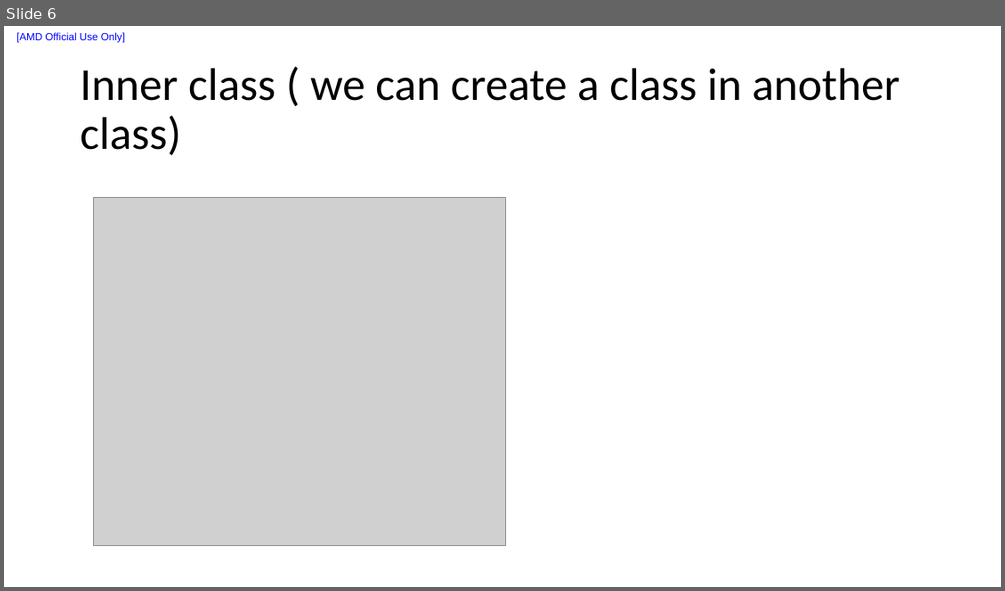
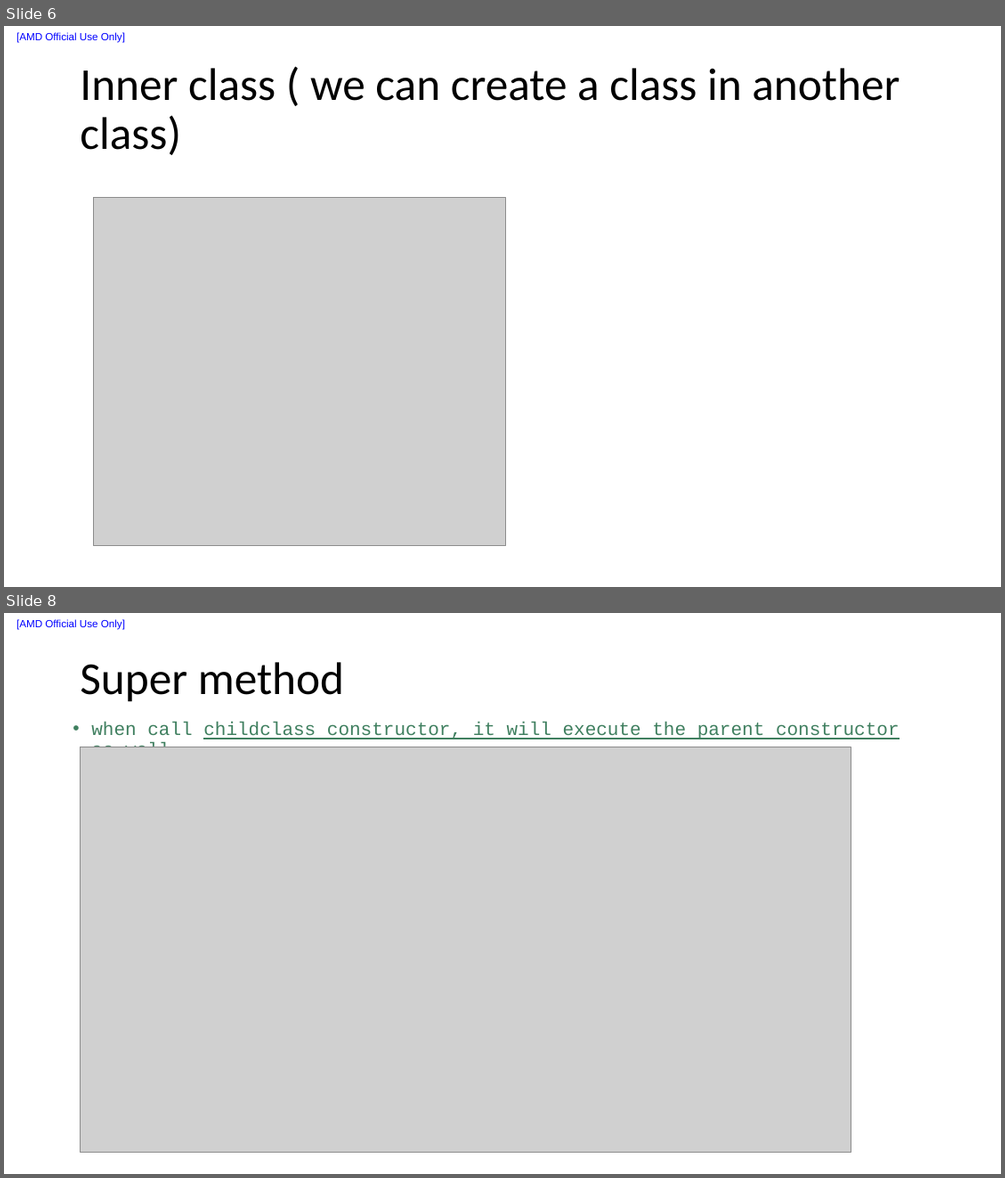
Before and after one commit to liuxu-github-ui/Java, a slide deck: Java_notes.pptx. Shown one above the other, each under a label of ours: slide 6 before the commit, slides 6 and 8 after it; the slides between them are not shown. The pictures are 1005x591 and 1005x1178 pixels, drawn with LibreOffice and Linux fonts; fonts in the diff are those of the drawing; grey boxes stand for pictures. Boxes give left, top, right and bottom in pixels: in the first picture for what was removed or moved away, otherwise in the second. Text is boxed around its words. In the diff, an @@ line names an element or a change of style, - is before the commit and + after.

```diff
--- a/Java_notes.pptx
+++ b/Java_notes.pptx
@@ slide 8 added at (x1=4, y1=613, x2=1001, y2=1174), background #FFFFFF; not listed: 1 template element that a slide beside it also shows @@
@@ title added at (x1=80, y1=662, x2=344, y2=702), 44 pt, text #000000 @@
+Super method
@@ text added at (x1=91, y1=722, x2=899, y2=747), 18 pt, text #3F7F5F, underline @@
+• when call childclass constructor, it will execute the parent constructor as well
@@ picture added at (x1=80, y1=747, x2=850, y2=1152) @@
```
Also in this commit, not shown: 4 other slides added.
